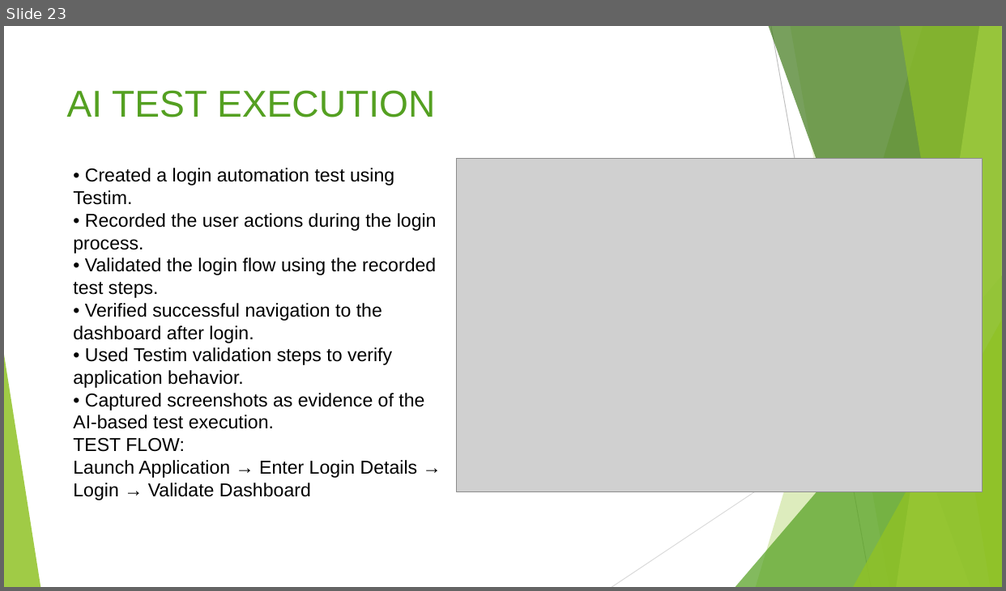
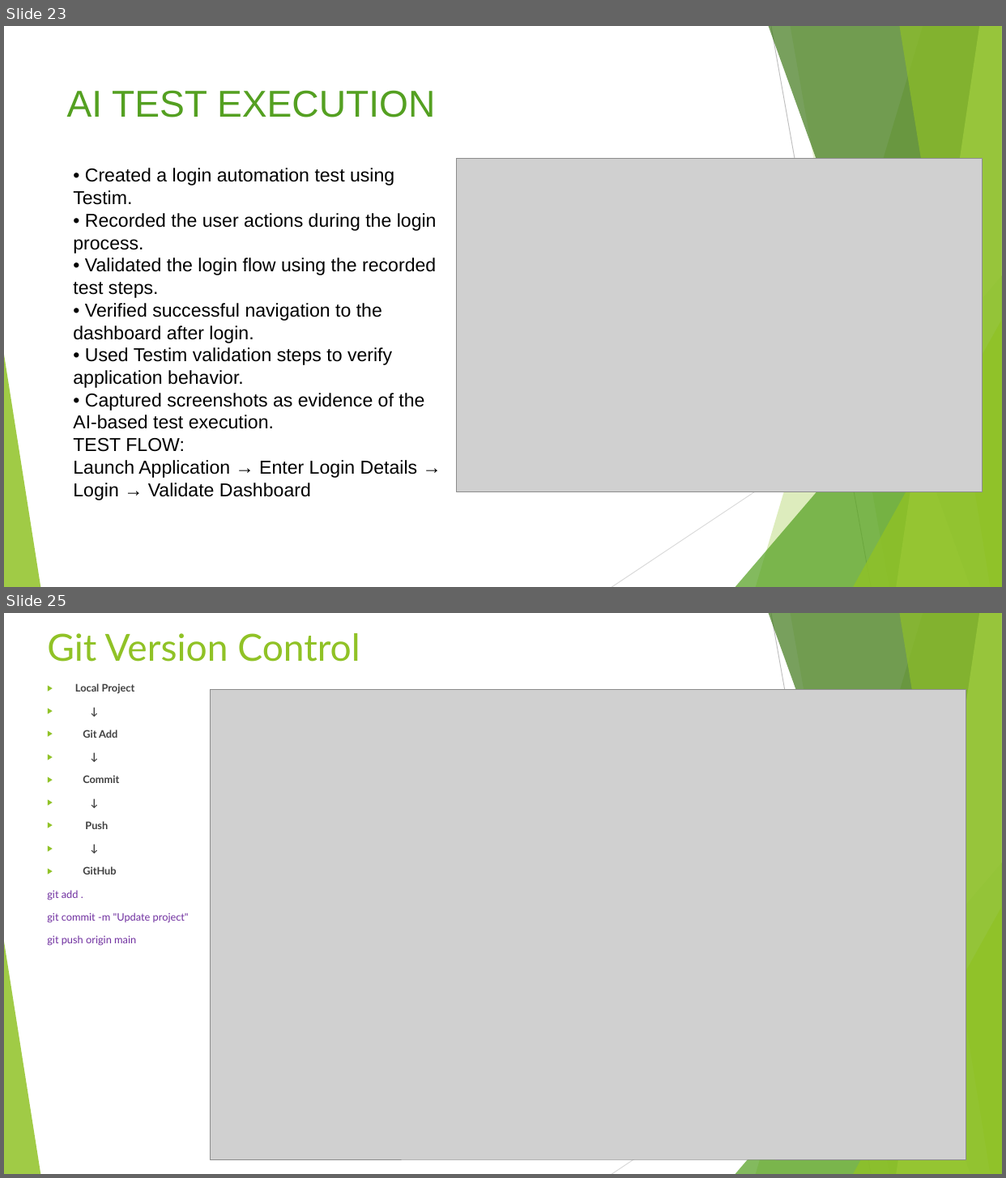
Before and after one commit to Dipali-dp/EcommerceTestingProject, a slide deck: Project_Presentation.pptx. Shown one above the other, each under a label of ours: slide 23 before the commit, slides 23 and 25 after it; the slides between them are not shown. The pictures are 1006x591 and 1006x1178 pixels, drawn with LibreOffice and Linux fonts; fonts in the diff are those of the drawing; grey boxes stand for pictures. Boxes give left, top, right and bottom in pixels: in the first picture for what was removed or moved away, otherwise in the second. Text is boxed around its words. In the diff, an @@ line names an element or a change of style, - is before the commit and + after.

Commit message:
Update project presentation

```diff
--- a/Project_Presentation.pptx
+++ b/Project_Presentation.pptx
@@ slide 25 added at box(4, 613, 1002, 1174), background #FFFFFF; not listed: 10 template elements that a slide beside it also shows @@
@@ title added at box(47, 633, 360, 662), 36 pt, text #90C226 @@
+Git Version Control
@@ text added at box(47, 683, 189, 946), 10 pt, text #7030A0 @@
+▶ Local Project
+▶ ↓
+▶ Git Add
+▶ ↓
+▶ Commit
+▶ ↓
+▶ Push
+▶ ↓
+▶ GitHub
+git add .
+git commit -m "Update project"
+git push origin main
@@ picture added at box(211, 689, 967, 1160) @@
```
Also in this commit, not shown: 3 slides changed, 5 other slides added.
